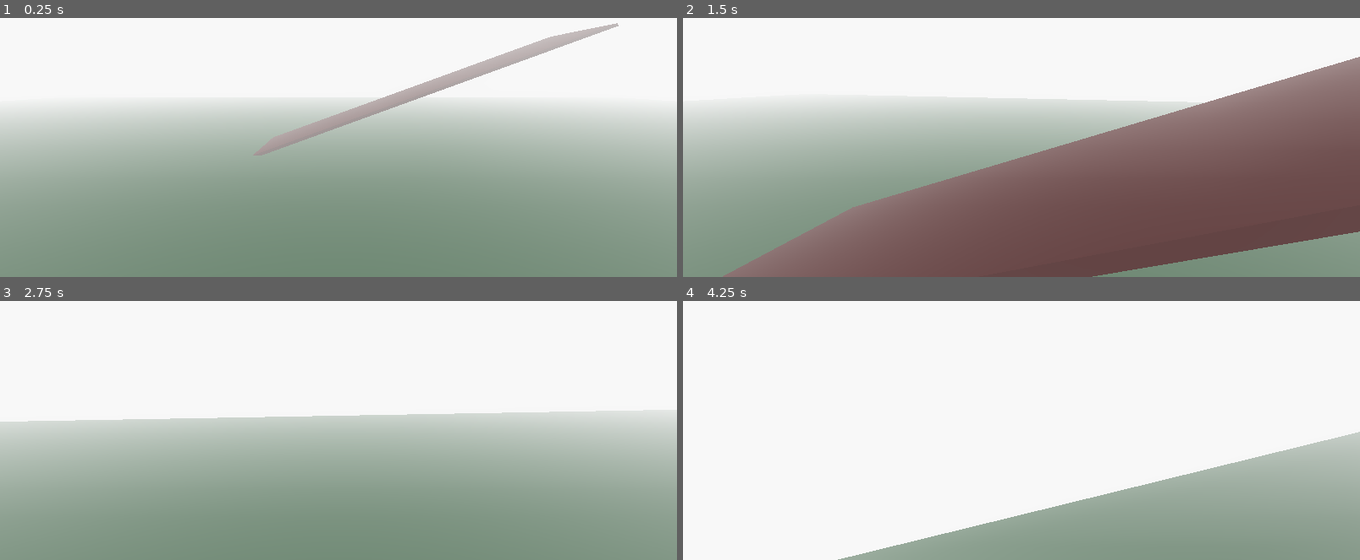
Above: before the commit, frames 1-4 (two rows, left to right).
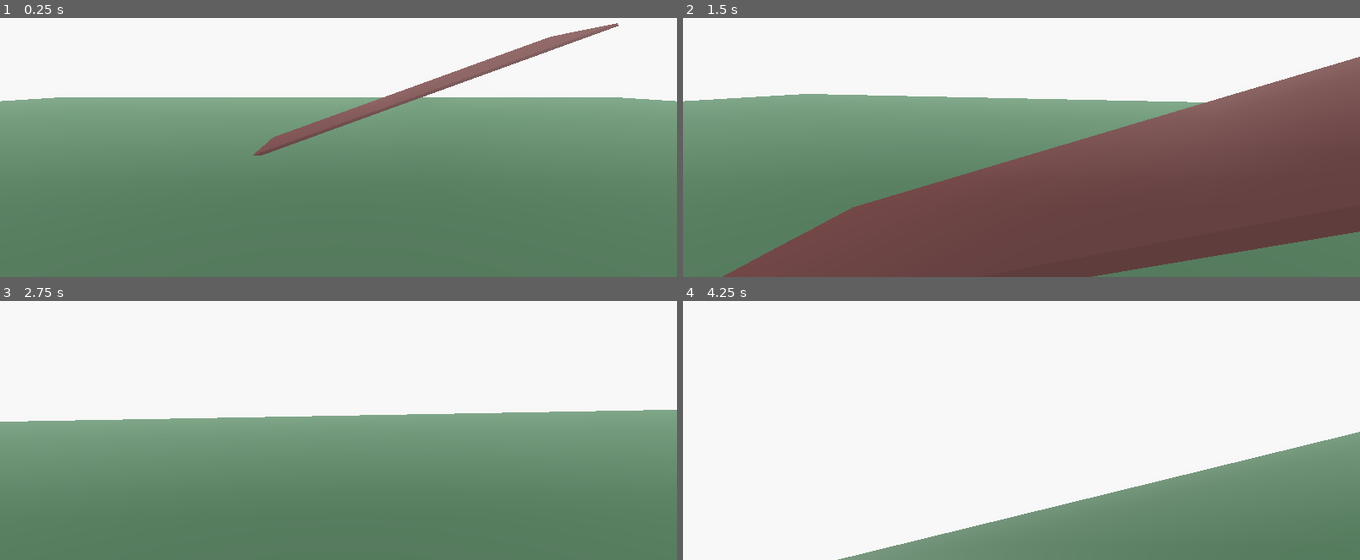
Above: after the commit, the same moments.

Repository: missinglinks/godot_first_person_controller
Game: Godot game, scene res://World.tscn
The game is run twice, just before and just after one commit, with the same random seed, the same clock (stepped at 60 frames per second) and the same inputs.
Inputs (mouse positions are in pixels of both pictures, inside the frame that each line leads up to):
- Up to frame 1 (0.25 s): no input
- Up to frame 2 (1.5 s): tap Enter at 0.5 s; move the mouse to (1055, 77) at 0.52 s; hold W (move_forward) from 0.53 s (still down); click (1055, 77) at 0.6 s; tap Space (move_jump) at 0.77 s; move the mouse to (987, 80) at 1.27 s; click (987, 80) at 1.35 s
- Up to frame 3 (2.75 s): keep holding W (move_forward); tap Space (move_jump) at 1.52 s; move the mouse to (352, 355) at 2.02 s; click (352, 355) at 2.1 s
- Up to frame 4 (4.25 s): keep holding W (move_forward); move the mouse to (1014, 368) at 2.77 s; click (1014, 368) at 2.85 s; tap Space (move_jump) at 3.02, 3.77 s; move the mouse to (1068, 368) at 3.52 s; click (1068, 368) at 3.6 s

The runs differ from the first frame. In frame 1, 71% of the frame differs, in the area x 0-100%, y 1-100%; in frame 2, 40%; in frame 3, 56%; in frame 4, 19%.

Commit message:
removed unused stuff

Diff:
--- a/Shaders/OutlineGlow.shader
+++ /dev/null
@@ -1,8 +0,0 @@
-shader_type canvas_item;
-
-uniform float amount : hint_range(0,10);
-void fragment() {
-	vec4 c = texture(SCREEN_TEXTURE, SCREEN_UV);
-
-    COLOR.rgb = (textureLod(SCREEN_TEXTURE,SCREEN_UV,amount).rgb - c.rgb) * 5.0;
-}
--- a/ViewportCamera.gd
+++ /dev/null
@@ -1,6 +0,0 @@
-extends Camera
-
-var target: Spatial
-
-func _process(delta: float) -> void:
-	global_transform = target.global_transform
--- a/World.tscn
+++ b/World.tscn
@@ -32,9 +32,11 @@
 fog_color = Color( 1, 1, 1, 1 )
 fog_sun_color = Color( 0.807843, 0.662745, 0.376471, 1 )
 fog_sun_amount = 0.13
+fog_depth_enabled = false
 fog_depth_begin = 1.0
 fog_depth_curve = 0.615572
-fog_height_curve = 0.241484
+fog_height_max = 2.0
+fog_height_curve = 2.82843
 tonemap_mode = 1
 tonemap_exposure = 1.82
 tonemap_white = 1.82
